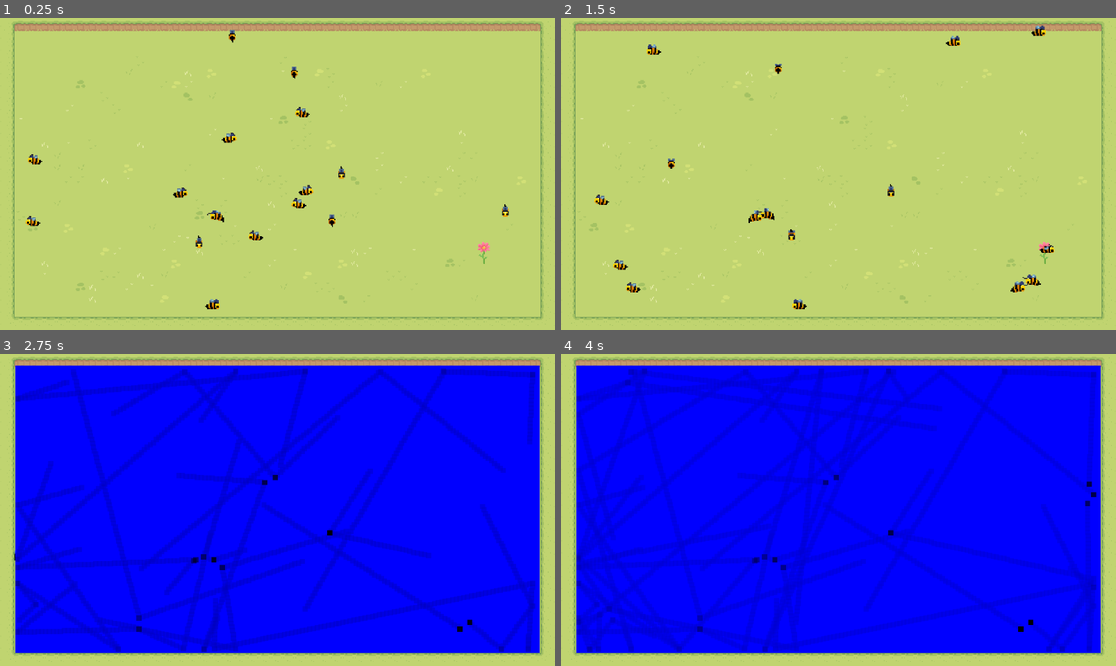
Above: before the commit, frames 1-4 (two rows, left to right).
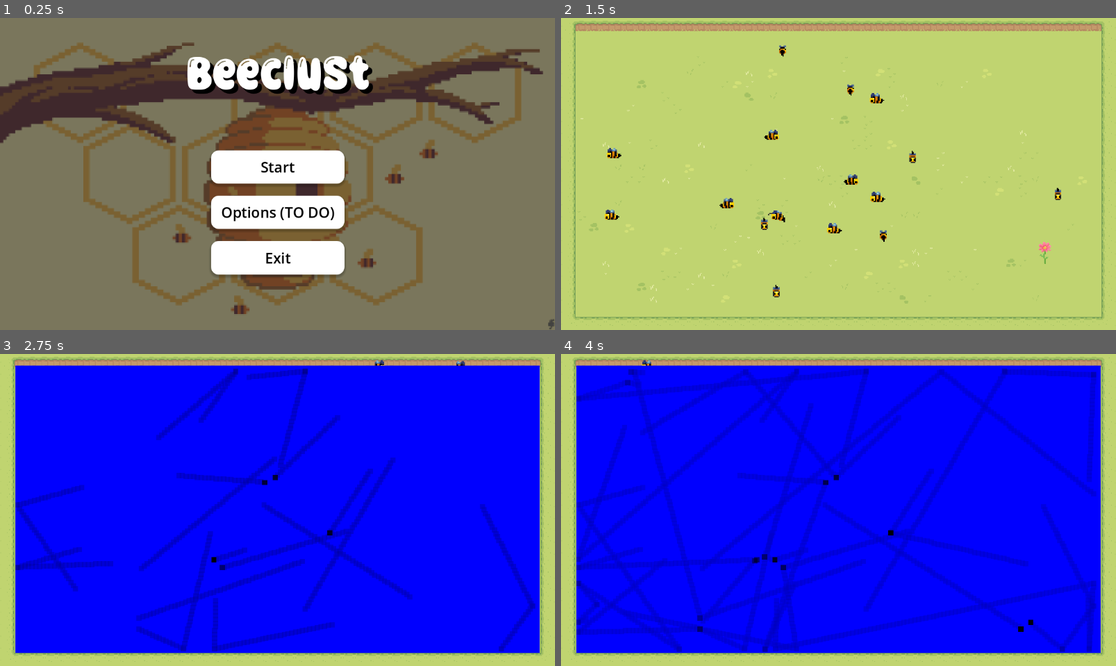
Above: after the commit, the same moments.

Repository: Kuuro-neko/Beeclust
Game: Godot game, scene res://scenes/main_menu.tscn
The game is run twice, just before and just after one commit, with the same random seed, the same clock (stepped at 60 frames per second) and the same inputs. Before the commit the project starts from res://scenes/world.tscn.
Inputs (mouse positions are in pixels of both pictures, inside the frame that each line leads up to):
- Up to frame 1 (0.25 s): no input
- Up to frame 2 (1.5 s): click (838, 211) at 0.5 s, where only the run after the commit has a clickable "Options (TO DO)"; click (838, 167) at 1.25 s, where only the run after the commit has a clickable "Start"
- Up to frame 3 (2.75 s): tap Enter at 2 s; tap H at 2.1 s
- Up to frame 4 (4 s): tap Space at 2.75 s; tap H at 2.85, 3.6 s

The runs differ from the first frame. In frame 1, 100% of the frame differs, in the area x 0-100%, y 0-100%; in frame 2, 1.8%; in frame 3, 8.6%; in frame 4, 3.1%.

Commit message:
add pause menu

Diff:
--- a/project.godot
+++ b/project.godot
@@ -11,8 +11,16 @@
 [application]
 
 config/name="Beeclust"
-run/main_scene="res://scenes/world.tscn"
+run/main_scene="res://scenes/main_menu.tscn"
 config/features=PackedStringArray("4.3", "Forward Plus")
+
+[input]
+
+Escape={
+"deadzone": 0.5,
+"events": [Object(InputEventKey,"resource_local_to_scene":false,"resource_name":"","device":-1,"window_id":0,"alt_pressed":false,"shift_pressed":false,"ctrl_pressed":false,"meta_pressed":false,"pressed":false,"keycode":0,"physical_keycode":4194305,"key_label":0,"unicode":0,"location":0,"echo":false,"script":null)
+]
+}
 
 [rendering]
 
--- a/scenes/main_menu.tscn
+++ b/scenes/main_menu.tscn
@@ -73,7 +73,7 @@
 grow_vertical = 2
 theme_override_constants/separation = 25
 
-[node name="Button" type="Button" parent="VBoxContainer"]
+[node name="Start" type="Button" parent="VBoxContainer"]
 layout_mode = 2
 size_flags_vertical = 3
 theme_override_colors/font_hover_color = Color(0, 0, 0, 1)
@@ -87,7 +87,7 @@
 theme_override_styles/normal = SubResource("StyleBoxFlat_pumxn")
 text = "Start"
 
-[node name="Button2" type="Button" parent="VBoxContainer"]
+[node name="Options" type="Button" parent="VBoxContainer"]
 layout_mode = 2
 size_flags_vertical = 3
 theme_override_colors/font_hover_color = Color(0, 0, 0, 1)
@@ -99,9 +99,9 @@
 theme_override_styles/hover = SubResource("StyleBoxFlat_50bc1")
 theme_override_styles/pressed = SubResource("StyleBoxFlat_q71qd")
 theme_override_styles/normal = SubResource("StyleBoxFlat_pumxn")
-text = "Options"
+text = "Options (TO DO)"
 
-[node name="Button3" type="Button" parent="VBoxContainer"]
+[node name="Quit" type="Button" parent="VBoxContainer"]
 layout_mode = 2
 size_flags_vertical = 3
 theme_override_colors/font_hover_color = Color(0, 0, 0, 1)
@@ -137,6 +137,6 @@
 horizontal_alignment = 1
 vertical_alignment = 1
 
-[connection signal="pressed" from="VBoxContainer/Button" to="." method="_on_start_pressed"]
-[connection signal="pressed" from="VBoxContainer/Button2" to="." method="_on_options_pressed"]
-[connection signal="pressed" from="VBoxContainer/Button3" to="." method="_on_exit_pressed"]
+[connection signal="pressed" from="VBoxContainer/Start" to="." method="_on_start_pressed"]
+[connection signal="pressed" from="VBoxContainer/Options" to="." method="_on_options_pressed"]
+[connection signal="pressed" from="VBoxContainer/Quit" to="." method="_on_exit_pressed"]
--- /dev/null
+++ b/scenes/pause_menu.tscn
@@ -0,0 +1,251 @@
+[gd_scene load_steps=11 format=3 uid="uid://cmk63s78jrhi1"]
+
+[ext_resource type="Script" path="res://scripts/pause_menu.gd" id="1_iyhsa"]
+[ext_resource type="Shader" path="res://shaders/pause_menu.gdshader" id="1_o3tx6"]
+
+[sub_resource type="ShaderMaterial" id="ShaderMaterial_22t8w"]
+shader = ExtResource("1_o3tx6")
+shader_parameter/lod = 0.0
+
+[sub_resource type="StyleBoxEmpty" id="StyleBoxEmpty_lrhm8"]
+
+[sub_resource type="StyleBoxFlat" id="StyleBoxFlat_2d1i6"]
+bg_color = Color(0.813258, 0.813258, 0.813258, 1)
+corner_radius_top_left = 16
+corner_radius_top_right = 16
+corner_radius_bottom_right = 16
+corner_radius_bottom_left = 16
+shadow_color = Color(0, 0, 0, 0.211765)
+shadow_size = 5
+shadow_offset = Vector2(0, 3.5)
+
+[sub_resource type="StyleBoxFlat" id="StyleBoxFlat_oev4n"]
+bg_color = Color(0.65834, 0.65834, 0.65834, 1)
+corner_radius_top_left = 16
+corner_radius_top_right = 16
+corner_radius_bottom_right = 16
+corner_radius_bottom_left = 16
+shadow_color = Color(0, 0, 0, 0.211765)
+shadow_size = 5
+shadow_offset = Vector2(0, 3.5)
+
+[sub_resource type="StyleBoxFlat" id="StyleBoxFlat_36qfo"]
+bg_color = Color(1, 1, 1, 1)
+corner_radius_top_left = 16
+corner_radius_top_right = 16
+corner_radius_bottom_right = 16
+corner_radius_bottom_left = 16
+shadow_color = Color(0, 0, 0, 0.211765)
+shadow_size = 5
+shadow_offset = Vector2(0, 3.5)
+
+[sub_resource type="Animation" id="Animation_0f661"]
+length = 0.001
+tracks/0/type = "bezier"
+tracks/0/imported = false
+tracks/0/enabled = true
+tracks/0/path = NodePath("ColorRect:material:shader_parameter/lod")
+tracks/0/interp = 1
+tracks/0/loop_wrap = true
+tracks/0/keys = {
+"handle_modes": PackedInt32Array(0),
+"points": PackedFloat32Array(0, -0.15, 0, 0.15, 0),
+"times": PackedFloat32Array(0)
+}
+tracks/1/type = "bezier"
+tracks/1/imported = false
+tracks/1/enabled = true
+tracks/1/path = NodePath("PanelContainer:modulate:r")
+tracks/1/interp = 1
+tracks/1/loop_wrap = true
+tracks/1/keys = {
+"handle_modes": PackedInt32Array(0),
+"points": PackedFloat32Array(1, -0.15, 0, 0.15, 0),
+"times": PackedFloat32Array(0)
+}
+tracks/2/type = "bezier"
+tracks/2/imported = false
+tracks/2/enabled = true
+tracks/2/path = NodePath("PanelContainer:modulate:g")
+tracks/2/interp = 1
+tracks/2/loop_wrap = true
+tracks/2/keys = {
+"handle_modes": PackedInt32Array(0),
+"points": PackedFloat32Array(1, -0.15, 0, 0.15, 0),
+"times": PackedFloat32Array(0)
+}
+tracks/3/type = "bezier"
+tracks/3/imported = false
+tracks/3/enabled = true
+tracks/3/path = NodePath("PanelContainer:modulate:b")
+tracks/3/interp = 1
+tracks/3/loop_wrap = true
+tracks/3/keys = {
+"handle_modes": PackedInt32Array(0),
+"points": PackedFloat32Array(1, -0.15, 0, 0.15, 0),
+"times": PackedFloat32Array(0)
+}
+tracks/4/type = "bezier"
+tracks/4/imported = false
+tracks/4/enabled = true
+tracks/4/path = NodePath("PanelContainer:modulate:a")
+tracks/4/interp = 1
+tracks/4/loop_wrap = true
+tracks/4/keys = {
+"handle_modes": PackedInt32Array(0),
+"points": PackedFloat32Array(1, -0.15, 0, 0.15, 0),
+"times": PackedFloat32Array(0)
+}
+
+[sub_resource type="Animation" id="Animation_6q2g6"]
+resource_name = "blur"
+length = 0.3
+tracks/0/type = "bezier"
+tracks/0/imported = false
+tracks/0/enabled = true
+tracks/0/path = NodePath("ColorRect:material:shader_parameter/lod")
+tracks/0/interp = 1
+tracks/0/loop_wrap = true
+tracks/0/keys = {
+"handle_modes": PackedInt32Array(0, 0),
+"points": PackedFloat32Array(0, -0.15, 0, 0.15, 0, 0.8, -0.15, 0, 0.15, 0),
+"times": PackedFloat32Array(0, 0.3)
+}
+tracks/1/type = "bezier"
+tracks/1/imported = false
+tracks/1/enabled = true
+tracks/1/path = NodePath("PanelContainer:modulate:r")
+tracks/1/interp = 1
+tracks/1/loop_wrap = true
+tracks/1/keys = {
+"handle_modes": PackedInt32Array(0, 0),
+"points": PackedFloat32Array(0, -0.15, 0, 0.15, 0, 1, -0.15, 0, 0.15, 0),
+"times": PackedFloat32Array(0, 0.3)
+}
+tracks/2/type = "bezier"
+tracks/2/imported = false
+tracks/2/enabled = true
+tracks/2/path = NodePath("PanelContainer:modulate:g")
+tracks/2/interp = 1
+tracks/2/loop_wrap = true
+tracks/2/keys = {
+"handle_modes": PackedInt32Array(0, 0),
+"points": PackedFloat32Array(0, -0.15, 0, 0.15, 0, 1, -0.15, 0, 0.15, 0),
+"times": PackedFloat32Array(0, 0.3)
+}
+tracks/3/type = "bezier"
+tracks/3/imported = false
+tracks/3/enabled = true
+tracks/3/path = NodePath("PanelContainer:modulate:b")
+tracks/3/interp = 1
+tracks/3/loop_wrap = true
+tracks/3/keys = {
+"handle_modes": PackedInt32Array(0, 0),
+"points": PackedFloat32Array(0, -0.15, 0, 0.15, 0, 1, -0.15, 0, 0.15, 0),
+"times": PackedFloat32Array(0, 0.3)
+}
+tracks/4/type = "bezier"
+tracks/4/imported = false
+tracks/4/enabled = true
+tracks/4/path = NodePath("PanelContainer:modulate:a")
+tracks/4/interp = 1
+tracks/4/loop_wrap = true
+tracks/4/keys = {
+"handle_modes": PackedInt32Array(0, 0),
+"points": PackedFloat32Array(1, -0.15, 0, 0.15, 0, 1, -0.15, 0, 0.15, 0),
+"times": PackedFloat32Array(0, 0.3)
+}
+
+[sub_resource type="AnimationLibrary" id="AnimationLibrary_u1etd"]
+_data = {
+"RESET": SubResource("Animation_0f661"),
+"blur": SubResource("Animation_6q2g6")
+}
+
+[node name="PauseMenu" type="Control"]
+process_mode = 3
+layout_mode = 3
+anchors_preset = 15
+anchor_right = 1.0
+anchor_bottom = 1.0
+grow_horizontal = 2
+grow_vertical = 2
+script = ExtResource("1_iyhsa")
+
+[node name="ColorRect" type="ColorRect" parent="."]
+material = SubResource("ShaderMaterial_22t8w")
+layout_mode = 1
+anchors_preset = 15
+anchor_right = 1.0
+anchor_bottom = 1.0
+grow_horizontal = 2
+grow_vertical = 2
+
+[node name="PanelContainer" type="PanelContainer" parent="."]
+layout_mode = 1
+anchors_preset = 8
+anchor_left = 0.5
+anchor_top = 0.5
+anchor_right = 0.5
+anchor_bottom = 0.5
+offset_left = -182.5
+offset_top = -121.5
+offset_right = 182.5
+offset_bottom = 121.5
+grow_horizontal = 2
+grow_vertical = 2
+
+[node name="VBoxContainer2" type="VBoxContainer" parent="PanelContainer"]
+layout_mode = 2
+theme_override_constants/separation = 25
+
+[node name="Resume" type="Button" parent="PanelContainer/VBoxContainer2"]
+layout_mode = 2
+size_flags_vertical = 3
+theme_override_colors/font_hover_color = Color(0, 0, 0, 1)
+theme_override_colors/font_pressed_color = Color(0, 0, 0, 1)
+theme_override_colors/font_focus_color = Color(0, 0, 0, 1)
+theme_override_colors/font_color = Color(0, 0, 0, 1)
+theme_override_font_sizes/font_size = 30
+theme_override_styles/focus = SubResource("StyleBoxEmpty_lrhm8")
+theme_override_styles/hover = SubResource("StyleBoxFlat_2d1i6")
+theme_override_styles/pressed = SubResource("StyleBoxFlat_oev4n")
+theme_override_styles/normal = SubResource("StyleBoxFlat_36qfo")
+text = "Resume"
+
+[node name="Restart" type="Button" parent="PanelContainer/VBoxContainer2"]
+layout_mode = 2
+size_flags_vertical = 3
+theme_override_colors/font_hover_color = Color(0, 0, 0, 1)
+theme_override_colors/font_pressed_color = Color(0, 0, 0, 1)
+theme_override_colors/font_focus_color = Color(0, 0, 0, 1)
+theme_override_colors/font_color = Color(0, 0, 0, 1)
+theme_override_font_sizes/font_size = 30
+theme_override_styles/focus = SubResource("StyleBoxEmpty_lrhm8")
+theme_override_styles/hover = SubResource("StyleBoxFlat_2d1i6")
+theme_override_styles/pressed = SubResource("StyleBoxFlat_oev4n")
+theme_override_styles/normal = SubResource("StyleBoxFlat_36qfo")
+text = "Restart"
+
+[node name="Quit" type="Button" parent="PanelContainer/VBoxContainer2"]
+layout_mode = 2
+size_flags_vertical = 3
+theme_override_colors/font_hover_color = Color(0, 0, 0, 1)
+theme_override_colors/font_pressed_color = Color(0, 0, 0, 1)
+theme_override_colors/font_focus_color = Color(0, 0, 0, 1)
+theme_override_colors/font_color = Color(0, 0, 0, 1)
+theme_override_font_sizes/font_size = 30
+theme_override_styles/focus = SubResource("StyleBoxEmpty_lrhm8")
+theme_override_styles/hover = SubResource("StyleBoxFlat_2d1i6")
+theme_override_styles/pressed = SubResource("StyleBoxFlat_oev4n")
+theme_override_styles/normal = SubResource("StyleBoxFlat_36qfo")
+text = "Quit to main menu"
+
+[node name="AnimationPlayer" type="AnimationPlayer" parent="."]
+libraries = {
+"": SubResource("AnimationLibrary_u1etd")
+}
+
+[connection signal="pressed" from="PanelContainer/VBoxContainer2/Resume" to="." method="_on_resume_pressed"]
+[connection signal="pressed" from="PanelContainer/VBoxContainer2/Restart" to="." method="_on_restart_pressed"]
+[connection signal="pressed" from="PanelContainer/VBoxContainer2/Quit" to="." method="_on_quit_pressed"]
--- a/scenes/world.tscn
+++ b/scenes/world.tscn
@@ -8,6 +8,7 @@
 [ext_resource type="Texture2D" uid="uid://bb62xrhktitj0" path="res://assets/Objects/Basic_Plants.png" id="4_xkgik"]
 [ext_resource type="Texture2D" uid="uid://b0w1i5axm7lb4" path="res://assets/Objects/Cosmo.png" id="6_in5o7"]
 [ext_resource type="Script" path="res://scripts/heatmap.gd" id="8_tmbk2"]
+[ext_resource type="PackedScene" uid="uid://cmk63s78jrhi1" path="res://scenes/pause_menu.tscn" id="9_s2ktp"]
 
 [sub_resource type="TileSetAtlasSource" id="TileSetAtlasSource_vrnjb"]
 texture = ExtResource("2_yriin")
@@ -581,3 +582,8 @@
 offset_right = 704.0
 offset_bottom = 386.0
 expand_mode = 2
+
+[node name="CanvasLayer" type="CanvasLayer" parent="."]
+
+[node name="PauseMenu" parent="CanvasLayer" instance=ExtResource("9_s2ktp")]
+visible = false
--- /dev/null
+++ b/scripts/pause_menu.gd
@@ -0,0 +1,38 @@
+extends Control
+
+func _ready() -> void:
+	hide()
+	$AnimationPlayer.play("RESET")
+
+func resume():
+	hide()
+	get_tree().paused = false
+	$AnimationPlayer.play_backwards("blur")
+
+func pause():
+	show()
+	get_tree().paused = true
+	$AnimationPlayer.play("blur")
+
+func testEsc():
+	if Input.is_action_just_pressed("Escape") and !get_tree().paused:
+		pause()
+	elif Input.is_action_just_pressed("Escape") and get_tree().paused:
+		resume()
+
+
+func _on_resume_pressed() -> void:
+	resume()
+
+
+func _on_restart_pressed() -> void:
+	resume()
+	get_tree().reload_current_scene()
+
+
+func _on_quit_pressed() -> void:
+	resume()
+	get_tree().change_scene_to_file("res://scenes/main_menu.tscn")
+
+func _process(delta: float) -> void:
+	testEsc()
--- /dev/null
+++ b/shaders/pause_menu.gdshader
@@ -0,0 +1,9 @@
+shader_type canvas_item;
+uniform sampler2D SCREEN_TEXTURE: hint_screen_texture, filter_linear_mipmap;
+
+uniform float lod: hint_range(0.0, 5) = 0.0;
+
+void fragment(){
+	vec4 color = texture(SCREEN_TEXTURE, SCREEN_UV, lod);
+	COLOR = color;
+}
Not shown: 1 places in scenes/world.tscn that only renumber resources
